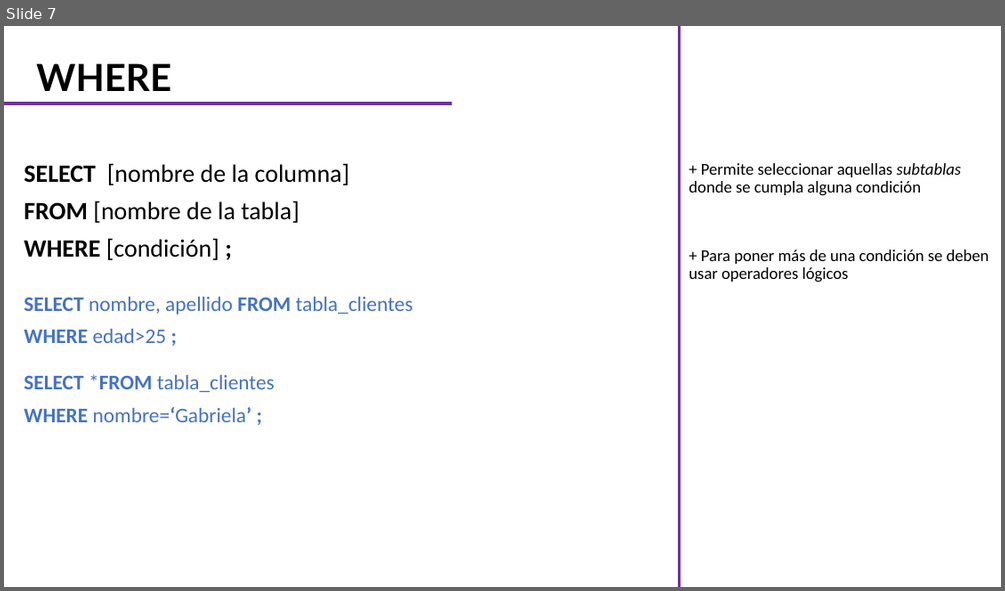
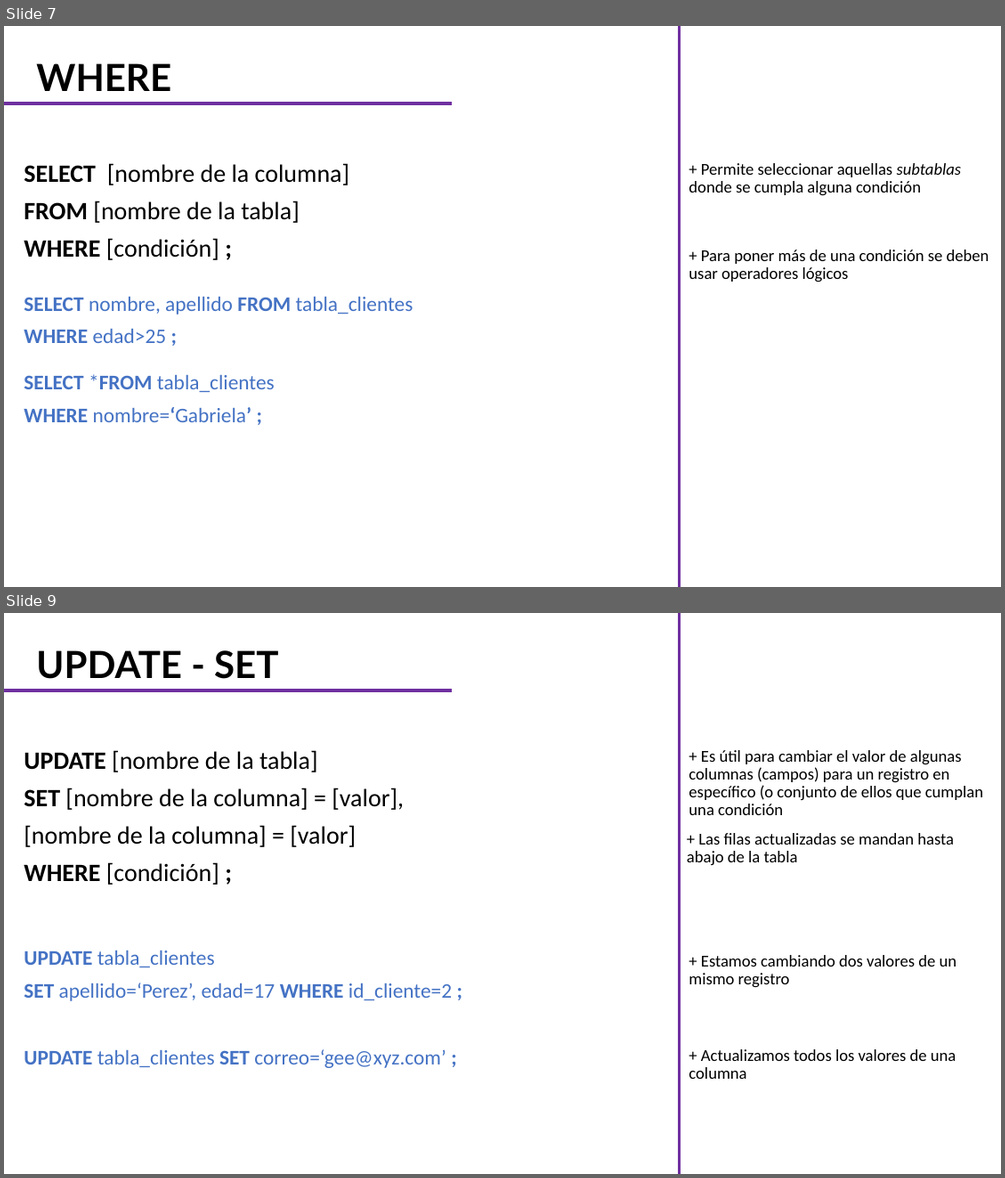
Before and after one commit to CarlosCamposs/Curso-AABD_SQL, a slide deck: Curso AABD-SQL (Notas).pptx. Shown one above the other, each under a label of ours: slide 7 before the commit, slides 7 and 9 after it; the slides between them are not shown. The pictures are 1005x591 and 1005x1178 pixels, drawn with LibreOffice and Linux fonts; fonts in the diff are those of the drawing. Boxes give left, top, right and bottom in pixels: in the first picture for what was removed or moved away, otherwise in the second. Text is boxed around its words. In the diff, an @@ line names an element or a change of style, - is before the commit and + after.

```diff
--- a/Curso AABD-SQL (Notas).pptx
+++ b/Curso AABD-SQL (Notas).pptx
@@ slide 9 added at bbox=[4, 613, 1001, 1174], background #FFFFFF @@
@@ line added from (680, 1174) to (680, 613), #7030A0 3 pt @@
@@ title added at bbox=[36, 650, 278, 679], 36 pt, text #000000, bold @@
+UPDATE - SET
@@ line added from (4, 690) to (451, 690), #7030A0 3 pt @@
@@ subtitle added at bbox=[24, 750, 404, 884], 24 pt, text #000000 @@
+UPDATE [nombre de la tabla]
+SET [nombre de la columna] = [valor],
+[nombre de la columna] = [valor]
+WHERE [condición] ;
@@ text added at bbox=[688, 750, 983, 815], 16 pt, text #000000 @@
++ Es útil para cambiar el valor de algunas columnas (campos) para un registro en específico (o conjunto de ellos que cumplan una condición
@@ text added at bbox=[687, 833, 954, 865], 16 pt, text #000000 @@
++ Las filas actualizadas se mandan hasta abajo de la tabla
@@ text added at bbox=[24, 950, 452, 1001], 20 pt, text #4472C4 @@
+UPDATE tabla_clientes
+SET apellido=‘Perez’, edad=17 WHERE id_cliente=2 ;
@@ text added at bbox=[688, 955, 957, 988], 16 pt, text #000000 @@
++ Estamos cambiando dos valores de un mismo registro
@@ text added at bbox=[24, 1049, 446, 1068], 20 pt, text #4472C4 @@
+UPDATE tabla_clientes SET correo=‘gee@xyz.com’ ;
@@ text added at bbox=[688, 1049, 955, 1078], 16 pt, text #000000 @@
++ Actualizamos todos los valores de una columna
```
Also in this commit, not shown: 5 other slides added.
